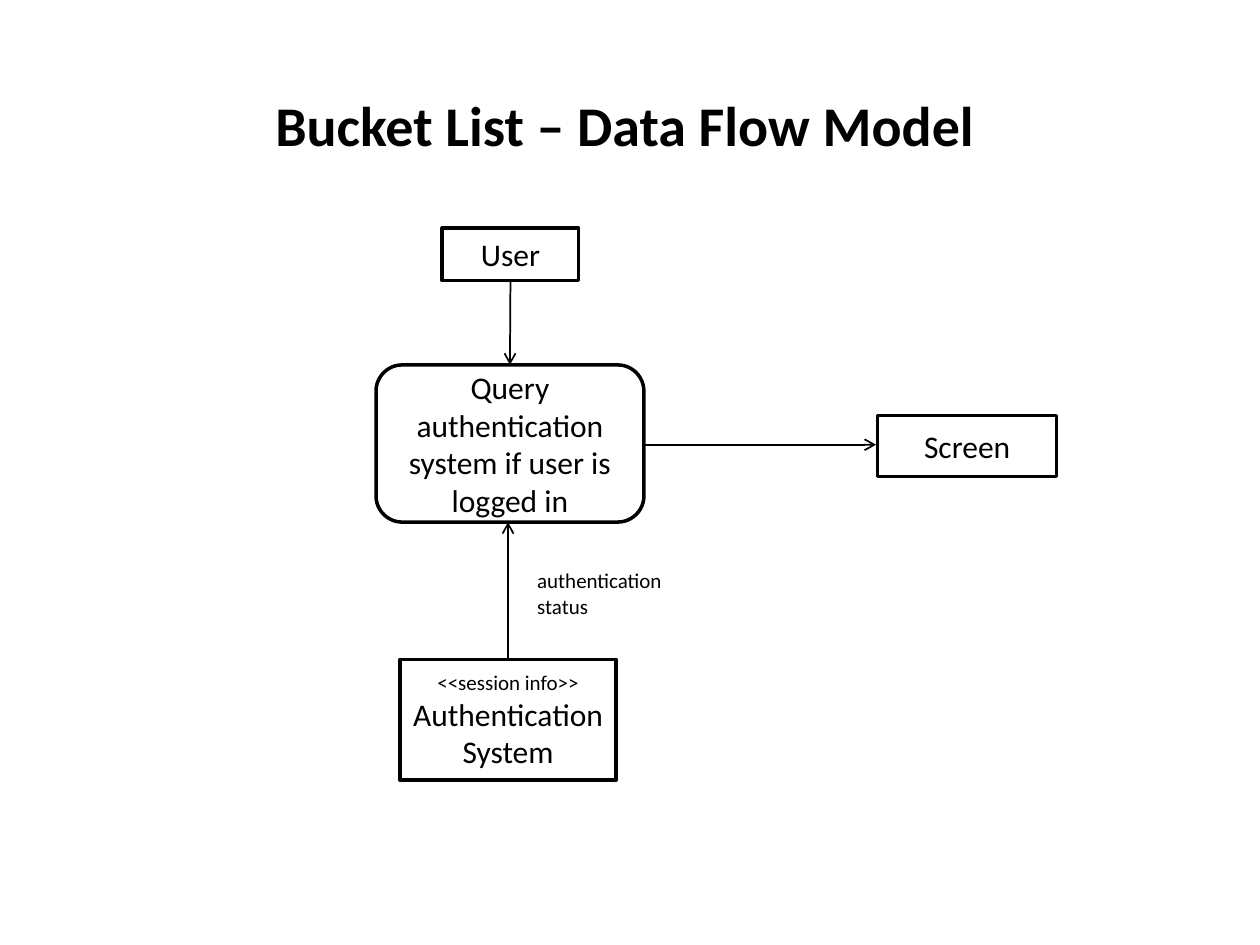
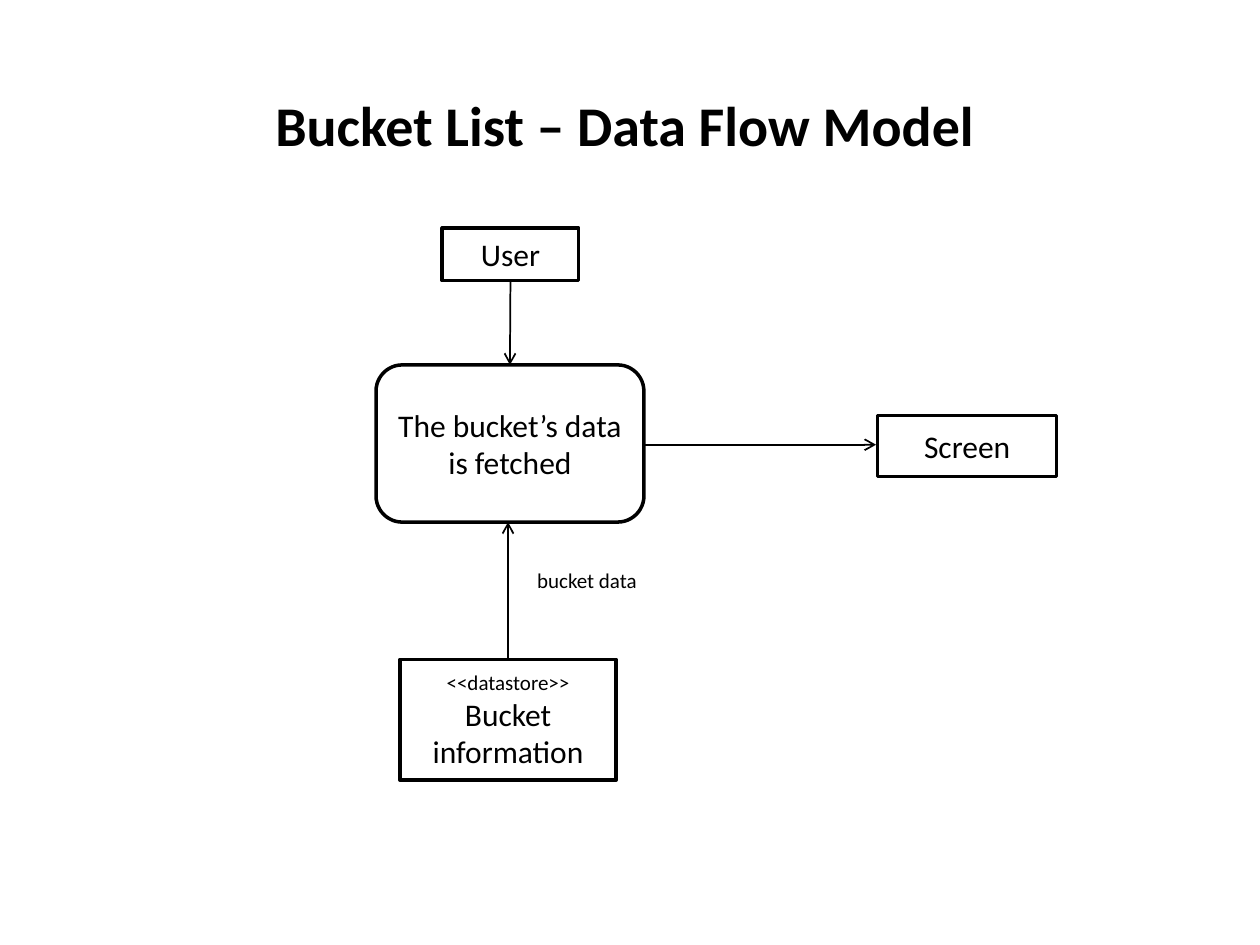
Before and after one commit to CS506/fall2016-group1, a slide deck: slide 1 of docs/sprint2/archives/bucket-list-data-flow-model.pptx. Drawn at 1260x945 pixels with LibreOffice and Linux fonts; fonts in the diff are those of the drawing. Boxes give left, top, right and bottom in pixels: in the first picture for what was removed or moved away, otherwise in the second. Text is boxed around its words. In the diff, an @@ line names an element or a change of style, - is before the commit and + after.

Commit message:
Added changes to bucket list data flow model

```diff
--- a/docs/sprint2/archives/bucket-list-data-flow-model.pptx
+++ b/docs/sprint2/archives/bucket-list-data-flow-model.pptx
@@ text in rounded rectangle at (x1=398, y1=415, x2=622, y2=475): text changed @@
-Query authentication system if user is logged in
+The bucket’s data is fetched
@@ text at (x1=537, y1=573, x2=637, y2=588): text changed @@
-authentication status
+bucket data
@@ text in rectangle at (x1=433, y1=675, x2=584, y2=764): text changed @@
-<<session info>>
-Authentication System
+<<datastore>>
+Bucket information
```
Also in this commit, not shown: 1 other file.
